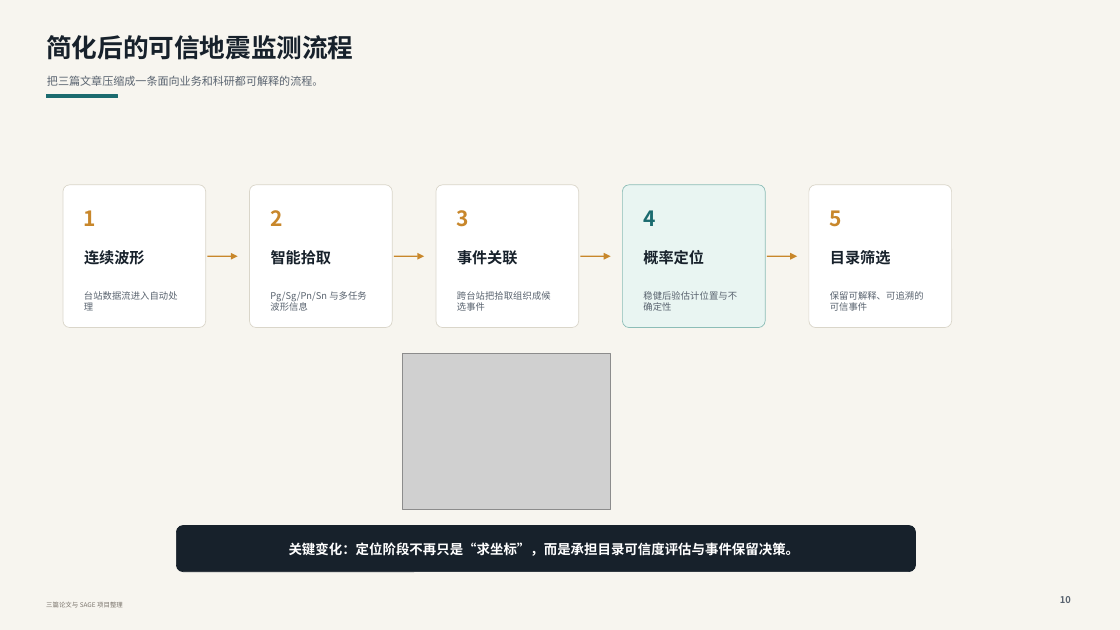
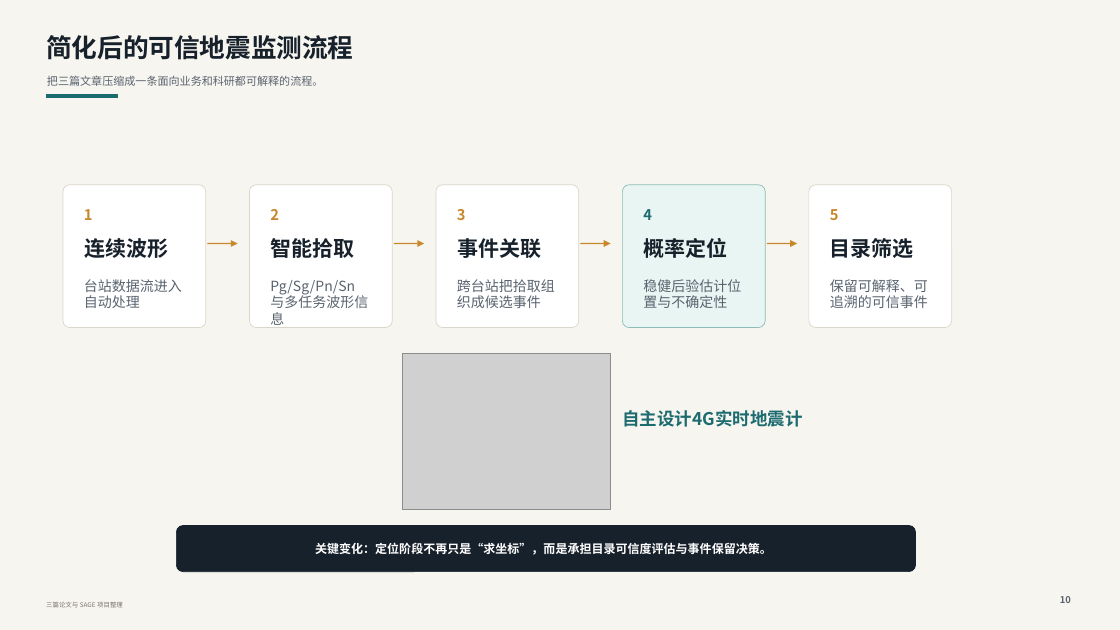
Before and after one commit to cangyeone/sage, a slide deck: slide 11 of deliverables/从自动编目到可信地震目录.pptx (slide 10 before the commit). Drawn at 1120x630 pixels with LibreOffice and Linux fonts; fonts in the diff are those of the drawing; grey boxes stand for pictures. Boxes give left, top, right and bottom in pixels: in the first picture for what was removed or moved away, otherwise in the second. Text is boxed around its words. In the diff, an @@ line names an element or a change of style, - is before the commit and + after.

```diff
--- a/deliverables/从自动编目到可信地震目录.pptx
+++ b/deliverables/从自动编目到可信地震目录.pptx
@@ size 18 to 12.6 pt in 5 elements at (x1=84, y1=209, x2=93, y2=220), (x1=270, y1=209, x2=279, y2=220), (x1=457, y1=209, x2=466, y2=220), (x1=643, y1=209, x2=652, y2=220), (x1=830, y1=209, x2=839, y2=220) @@
@@ size 13 to 18 pt in 5 elements at (x1=84, y1=238, x2=168, y2=258), (x1=271, y1=238, x2=355, y2=258), (x1=457, y1=238, x2=541, y2=258), (x1=643, y1=238, x2=727, y2=258), (x1=830, y1=238, x2=914, y2=258) @@
@@ 4 arrows moved together from (x1=208, y1=256, x2=797, y2=256) to (x1=208, y1=244, x2=797, y2=244) @@
@@ 10 texts moved together from (x1=84, y1=250, x2=924, y2=311) to (x1=84, y1=238, x2=928, y2=308) @@
@@ size 8 to 12 pt in 5 elements at (x1=84, y1=279, x2=182, y2=308), (x1=270, y1=280, x2=368, y2=308), (x1=643, y1=279, x2=741, y2=308), (x1=830, y1=279, x2=928, y2=308), (x1=457, y1=279, x2=555, y2=308) @@
@@ text added at (x1=622, y1=410, x2=802, y2=427), 15 pt, text #1B6B6F, bold @@
+自主设计4G实时地震计
@@ text "关键变化：定位阶段不再只是“求坐标”，而是承担目录可信度评估与事件保留决策。" at (x1=315, y1=542, x2=772, y2=555): size 11.5 to 10.3 pt @@
```
Also in this commit, not shown: 12 other slides changed, 5 slides added, 16 other files.
